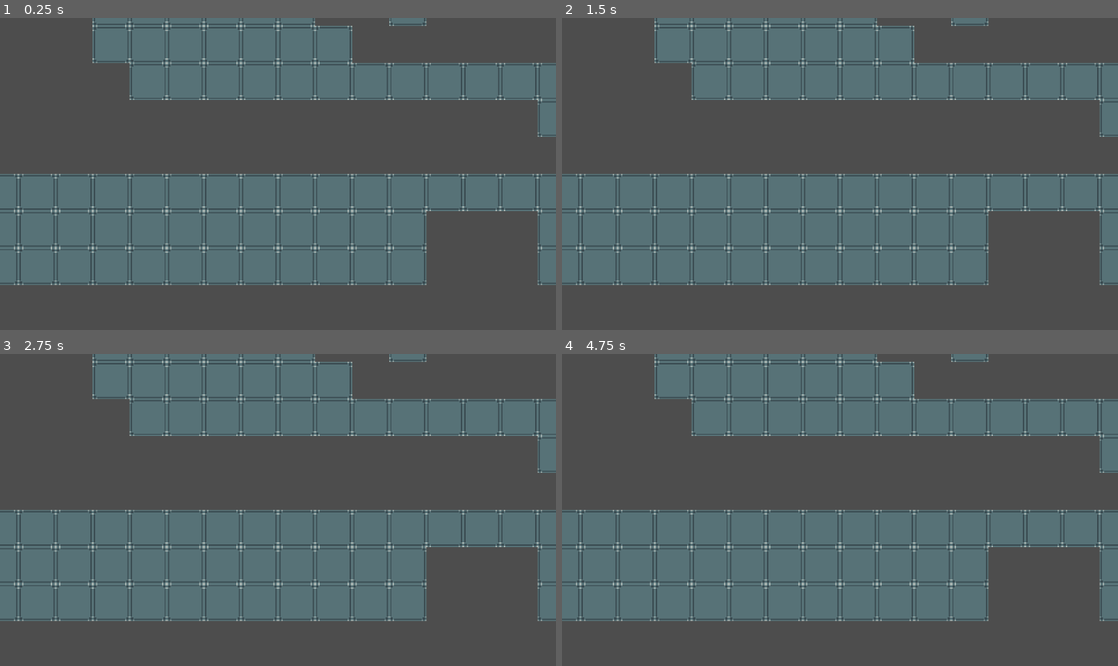
Above: before the commit, frames 1-4 (two rows, left to right).
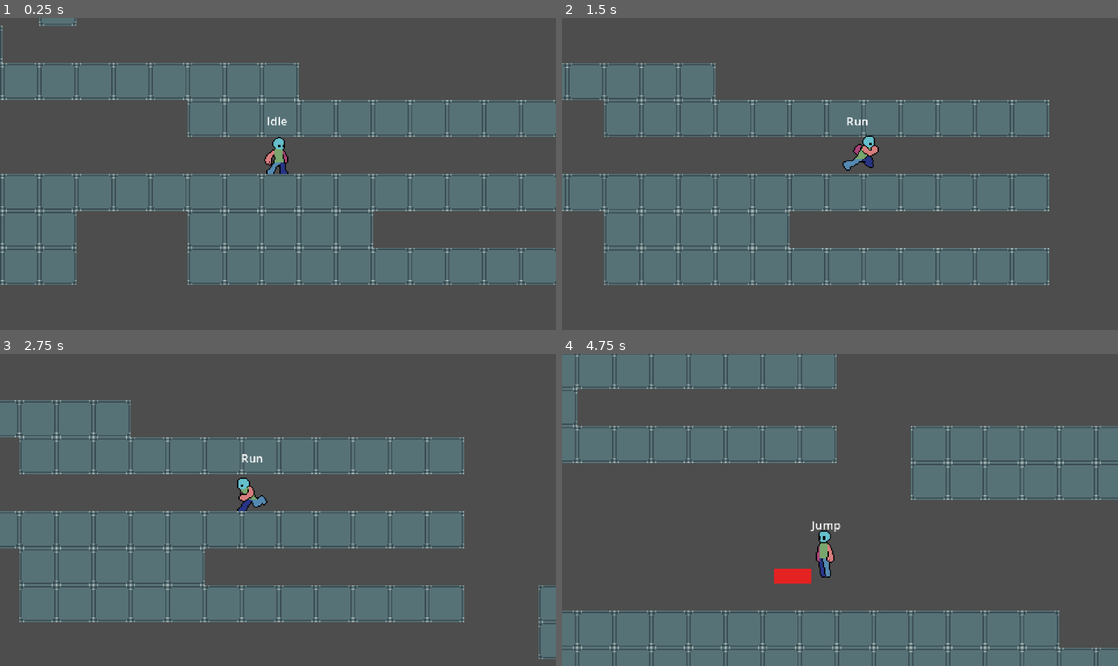
Above: after the commit, the same moments.

Repository: TianJunShi1/harry-forge
Game: Godot game, scene res://Level/00_chapter1/01.tscn
The game is run twice, just before and just after one commit, with the same random seed, the same clock (stepped at 60 frames per second) and the same inputs. This scene is started directly instead of the project's main scene.
Inputs:
- Up to frame 1 (0.25 s): no input
- Up to frame 2 (1.5 s): hold D (right) from 0.53 s (still down); tap Shift (run) at 0.6, 1.35 s; tap Space (jump) at 0.77 s
- Up to frame 3 (2.75 s): tap Space (jump) at 1.52 s; release D (right) at 2.03 s; hold A (left) from 2.03 s (still down); tap Shift (run) at 2.1 s
- Up to frame 4 (4.75 s): release A (left) at 2.78 s; hold D (right) 2.78-4.28 s; tap Shift (run) at 2.85, 3.6, 4.35 s; tap Space (jump) at 3.02, 3.77, 4.52 s; hold A (left) from 4.28 s (still down)

The runs differ from the first frame. In frame 1, 32% of the frame differs, in the area x 0-100%, y 0-86%; in frame 2, 37%; in frame 3, 38%; in frame 4, 62%, in the area x 0-100%, y 0-100%.
Error before the commit: Parse Error: Cannot infer the type of "fade_speed" variable because the value doesn't have a set type. (res://general/scripts/game_camera.gd:202)

Commit message:
fix: use maxf/minf for float-typed inference in game_camera.gd
max()/min() return Variant in Godot 4, breaking type inference for
`var x :=` declarations. Use the float-specific maxf()/minf() so the
inferred types stay float instead of Variant.

https://claude.ai/code/session_01AJSbFJj2VUMALu7WGXsoLR

Diff:
--- a/general/scripts/game_camera.gd
+++ b/general/scripts/game_camera.gd
@@ -199,7 +199,7 @@
 ## weight = 1.0 时和玩家平分（各 50%）；weight = 2.0 时聚焦点占 2/3。
 ## blend_in 是聚焦点权重淡入用时（秒）。
 func add_focus_point(focus_id: int, world_position: Vector2, weight: float = 1.0, blend_in: float = 0.5) -> void:
-	var fade_speed := 1.0 / max(blend_in, 0.0001)
+	var fade_speed := 1.0 / maxf(blend_in, 0.0001)
 	if _focus_points.has(focus_id):
 		_focus_points[focus_id]["position"] = world_position
 		_focus_points[focus_id]["weight_target"] = weight
@@ -224,7 +224,7 @@
 	if not _focus_points.has(focus_id):
 		return
 	_focus_points[focus_id]["weight_target"] = 0.0
-	_focus_points[focus_id]["fade_speed"] = 1.0 / max(blend_out, 0.0001)
+	_focus_points[focus_id]["fade_speed"] = 1.0 / maxf(blend_out, 0.0001)
 
 
 ## 立即切到玩家位置（瞬移用），跳过平滑。可在玩家死亡复活时调用。
@@ -451,7 +451,7 @@
 	if value >= max_val:
 		return max_val
 	# 在软区内：用 smoothstep 减速逼近
-	var soft := min(softness, (max_val - min_val) * 0.5)
+	var soft := minf(softness, (max_val - min_val) * 0.5)
 	if value < min_val + soft:
 		var t := (value - min_val) / soft
 		t = _smoothstep01(t)
